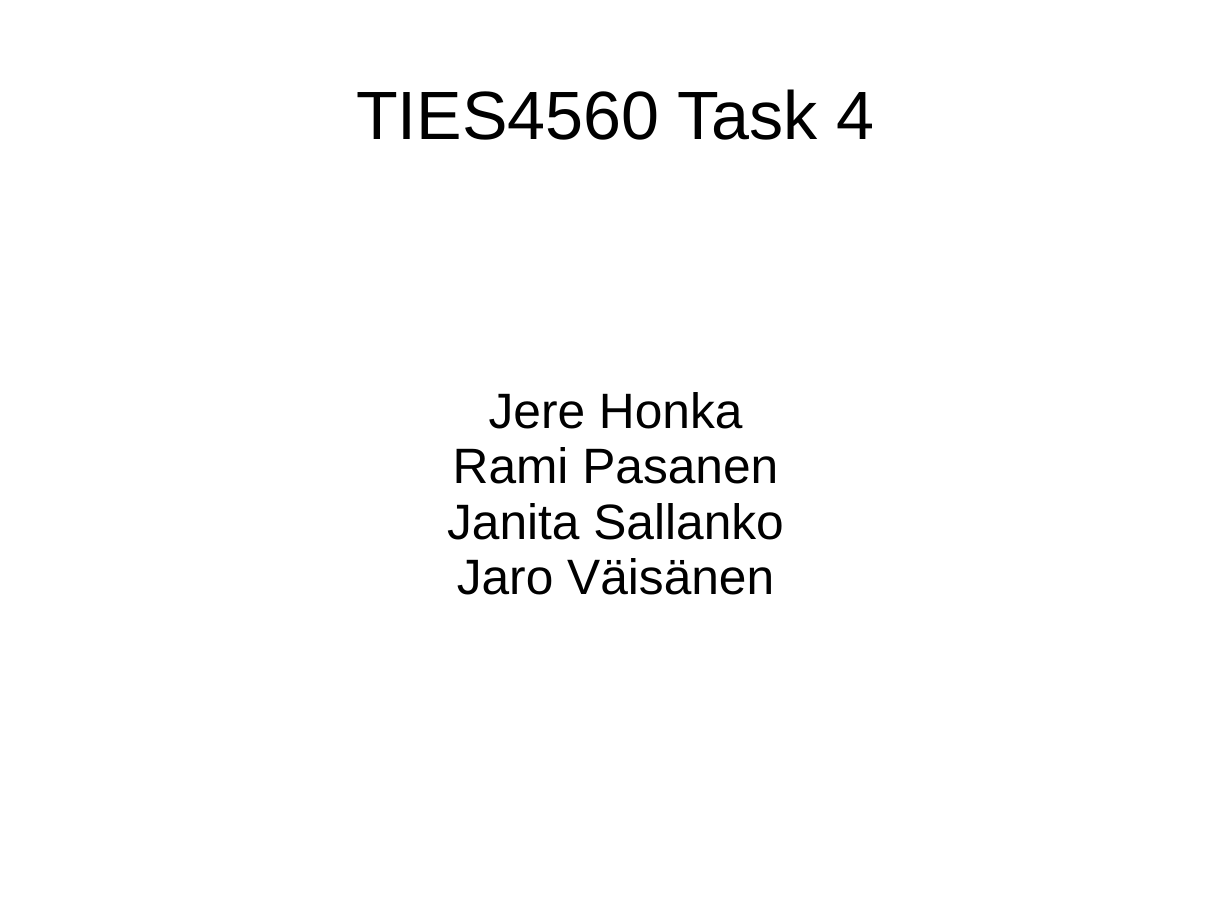
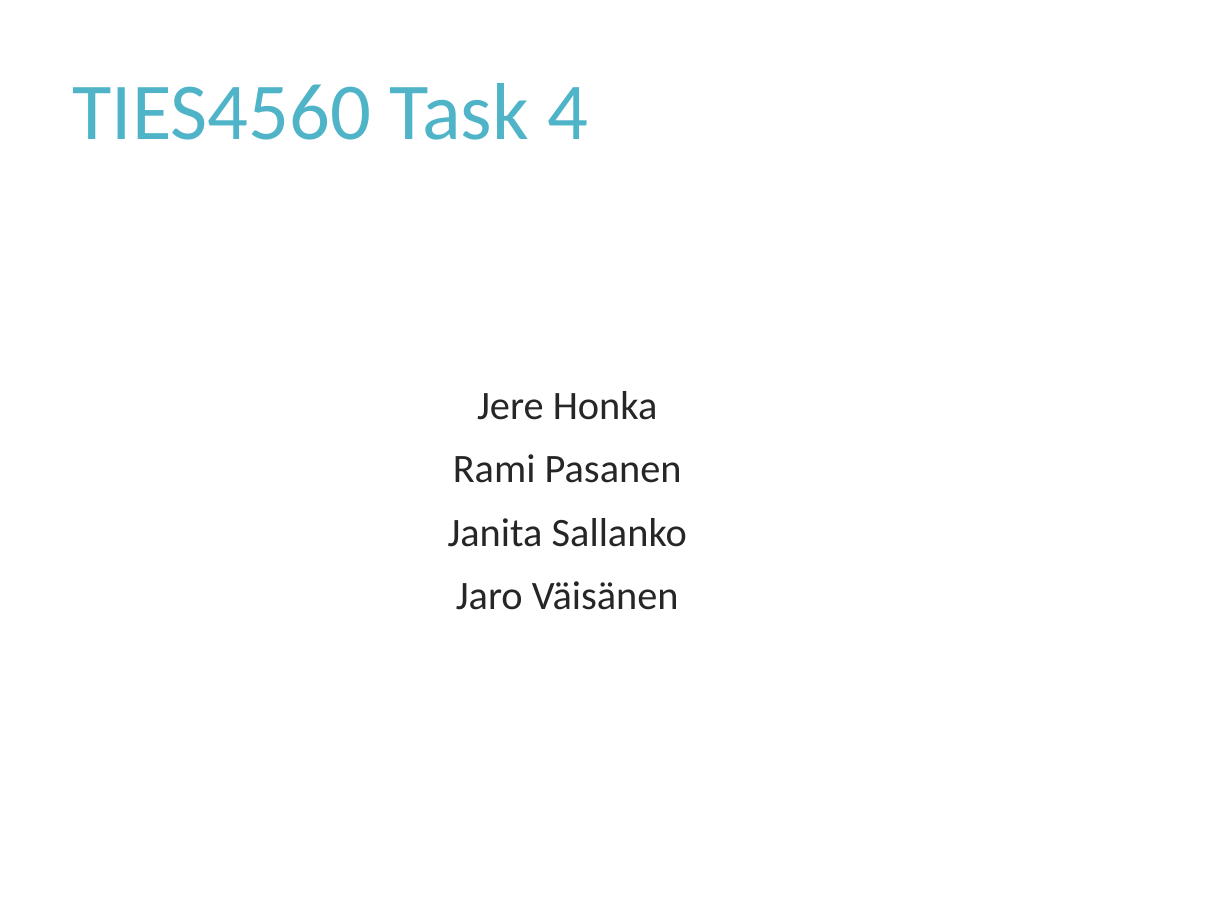
Before and after one commit to Rampastring/ties4560, a slide deck: slide 1 of Task-4/task4.ppt. Drawn at 1232x924 pixels with LibreOffice and Linux fonts; fonts in the diff are those of the drawing. Boxes give left, top, right and bottom in pixels: in the first picture for what was removed or moved away, otherwise in the second. Text is boxed around its words. In the diff, an @@ line names an element or a change of style, - is before the commit and + after.

Commit message:
Update powerpoint

```diff
--- a/Task-4/task4.ppt
+++ b/Task-4/task4.ppt
@@ title "TIES4560 Task 4" at box(73, 83, 588, 140): size 44 to 52 pt, font Arial to Calibri, text colour #000000 to #50B4C8; alignment centre to left; line spacing 0.93 to 0.9 @@
@@ subtitle "Jere Honka" at box(448, 391, 687, 610): size 32 to 26 pt, font Arial to Calibri, text colour #000000 to #262626; bullet none to  ; line spacing 0.93 to 0.85; more space between paragraphs @@
```
Also in this commit, not shown: 2 other slides changed, 9 slides added.
